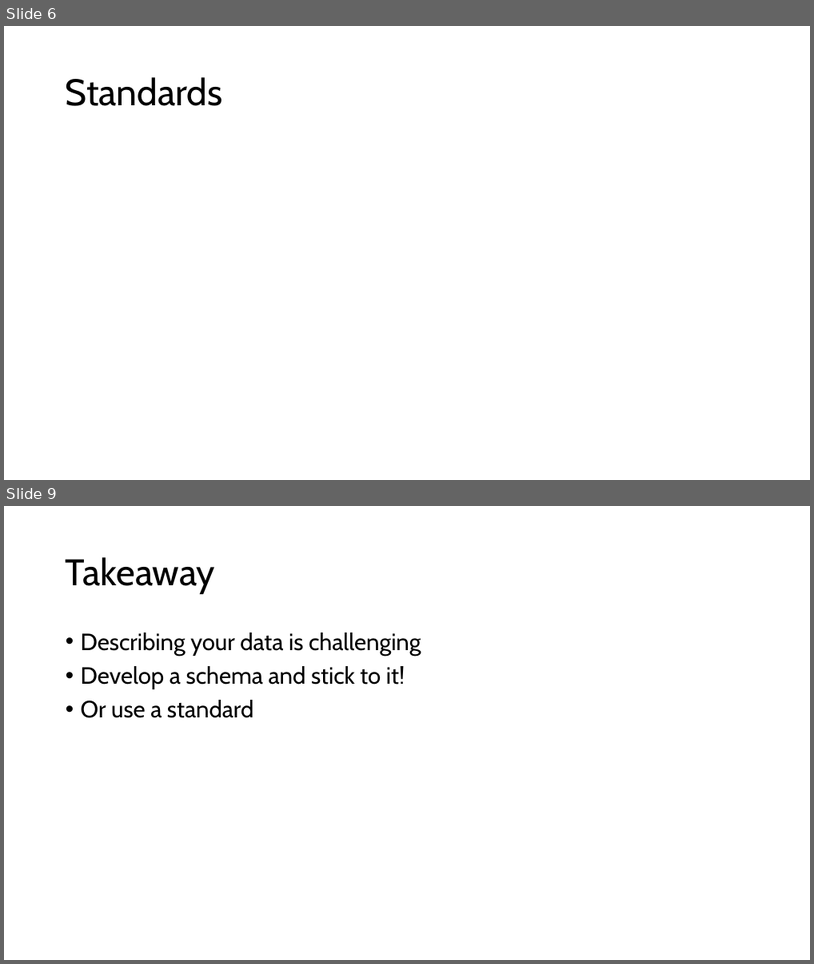
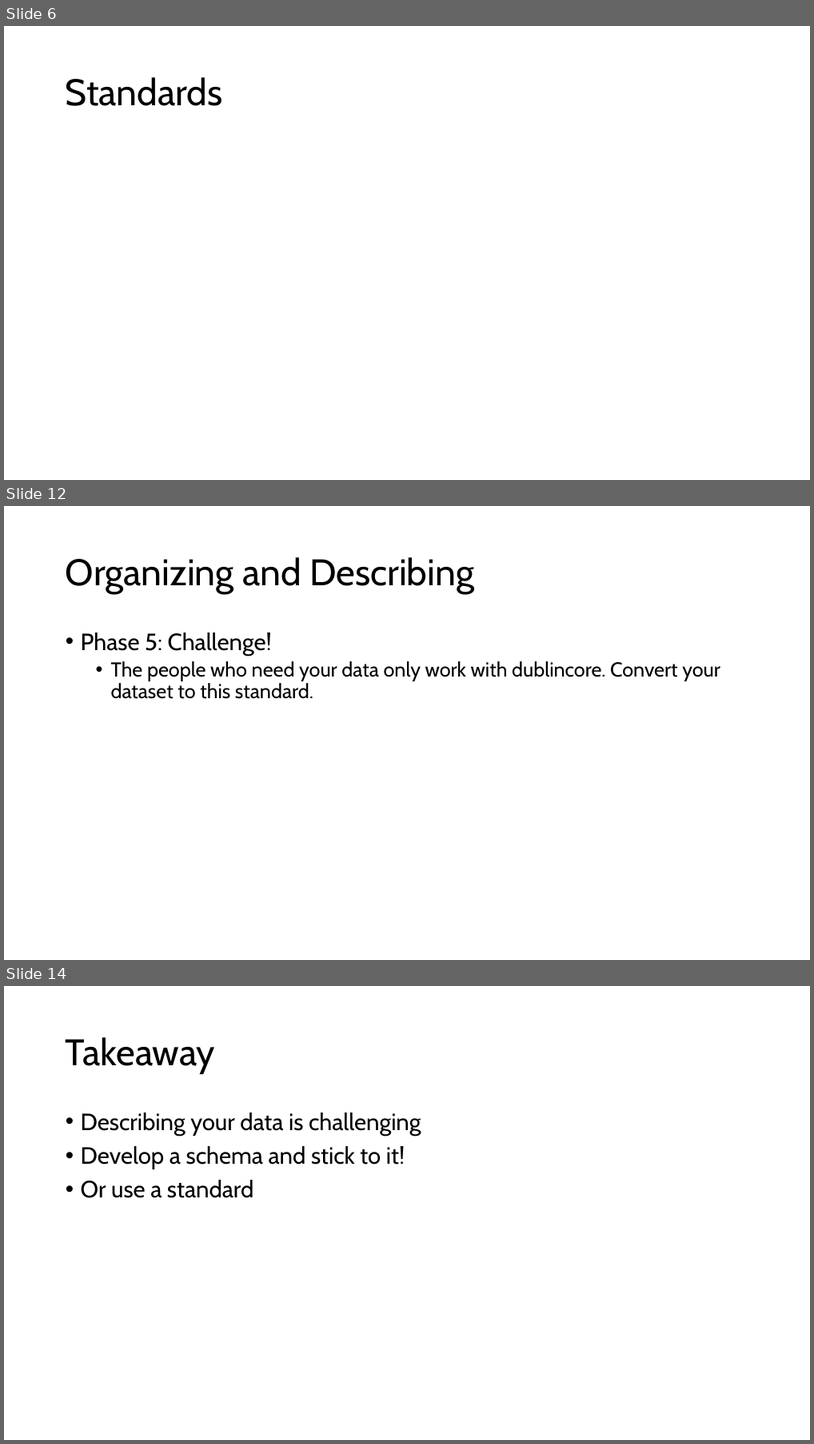
Before and after one commit to walshbr/data-for-the-rest-of-us, a slide deck: resources/week-3/description.pptx. Shown one above the other, each under a label of ours: slides 6 and 9 before the commit, slides 6, 12 and 14 after it; the slides between them are not shown. The pictures are 814x964 and 814x1444 pixels, drawn with LibreOffice and Linux fonts; fonts in the diff are those of the drawing; background and template pictures are left out. Boxes give left, top, right and bottom in pixels: in the first picture for what was removed or moved away, otherwise in the second. Text is boxed around its words. In the diff, an @@ line names an element or a change of style, - is before the commit and + after.

```diff
--- a/resources/week-3/description.pptx
+++ b/resources/week-3/description.pptx
@@ slide 12 added at box(4, 506, 810, 960), background #FFFFFF @@
@@ title added at box(66, 557, 474, 594), 44 pt, text #000000 @@
+Organizing and Describing
@@ text added at box(81, 632, 721, 699), 24 pt, text #000000 @@
+• Phase 5: Challenge!
+  • The people who need your data only work with dublincore. Convert your dataset to this standard.
@@ what was slide 9 is now slide 14 @@
```
Also in this commit, not shown: 1 slide changed, 4 other slides added, 1 other file.
